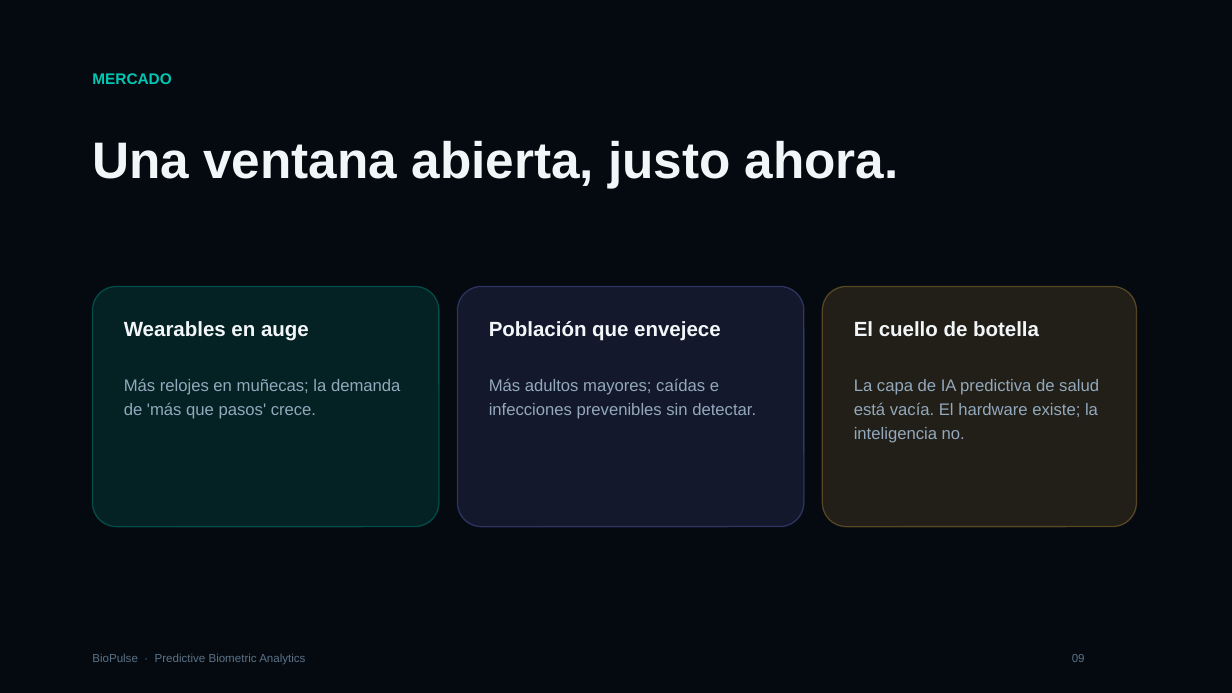
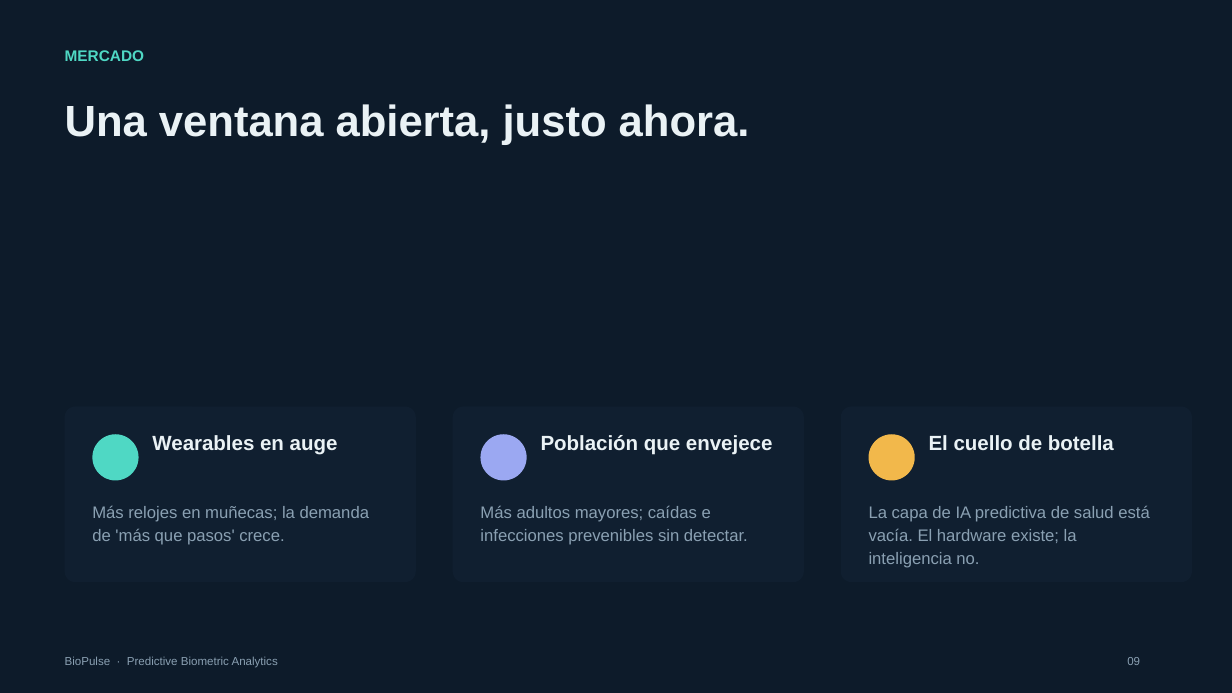
Before and after one commit to Emelecto/Bio-Pulse, a slide deck: slide 9 of pitch/BioPulse_Pitch_App_Actual.pptx. Drawn at 1232x693 pixels with LibreOffice and Linux fonts; fonts in the diff are those of the drawing. Boxes give left, top, right and bottom in pixels: in the first picture for what was removed or moved away, otherwise in the second. Text is boxed around its words. In the diff, an @@ line names an element or a change of style, - is before the commit and + after.

Commit message:
Pitch App Actual: rediseno minimalista con estilo de la presentacion anterior (sin imagenes AI)
- Mismas coordenadas/grilla que BioPulse_Pitch_Final: kicker T0.5, headline T1.0,
  cards W3.80 H1.90 en columnas 0.70/4.90/9.10, punto acento, footer T7.08
- 0 imagenes: estilo limpio, solo tipografia y tarjetas de color
- Contenido 100% app actual: BioScore, Riesgo, Sleep, Coach, Tu Laboratorio
  (mapa energia + forecast), Bienestar+Coach, diferenciacion, traccion, mercado, modelo, inversion
- Eliminadas imagenes AI (bp_hero_bg.png, bp_rings.png) del deck

```diff
--- a/pitch/BioPulse_Pitch_App_Actual.pptx
+++ b/pitch/BioPulse_Pitch_App_Actual.pptx
@@ rectangle at [0,0,1232,693]: fill #050A10 to #0D1B2A @@
@@ text "MERCADO": place and size @@
-text "MERCADO" at [92,73,171,84]
+text "MERCADO" at [65,50,144,61]
@@ text "MERCADO" at [65,50,144,61]: text colour #00C8B4 to #4FD8C4 @@
@@ text "Una ventana abierta, justo ahora.": place and size @@
-text "Una ventana abierta, justo ahora." at [92,140,899,188]
+text "Una ventana abierta, justo ahora." at [65,104,750,145]
@@ text "Una ventana abierta, justo ahora." at [65,104,750,145]: size 40 to 34 pt, text colour #F2F6F8 to #EAF2F5; line spacing 1.04 to 1.02 @@
@@ rounded rectangle removed at [823,287,1137,527] @@
@@ rounded rectangle: place and size @@
-rounded rectangle at [92,287,439,527]
+rounded rectangle at [65,407,416,582]
@@ rounded rectangle at [65,407,416,582]: fill #00C8B4 at 12% opacity to #101F30; outline #00C8B4 1 pt to none; proportions changed @@
@@ rounded rectangle: place and size @@
-rounded rectangle at [457,287,804,527]
+rounded rectangle at [453,407,804,582]
@@ rounded rectangle at [453,407,804,582]: fill #7C84F8 at 12% opacity to #101F30; outline #7C84F8 1 pt to none; proportions changed @@
@@ rounded rectangle added at [841,407,1192,582], fill #101F30 @@
@@ ellipse added at [92,434,139,481], fill #4FD8C4 @@
@@ text "Wearables en auge": place and size @@
-text "Wearables en auge" at [124,321,309,341]
+text "Wearables en auge" at [152,435,338,455]
@@ ellipse added at [481,434,527,481], fill #9BA8F2 @@
@@ text "Población que envejece": place and size @@
-text "Población que envejece" at [489,321,721,341]
+text "Población que envejece" at [541,435,773,455]
@@ ellipse added at [869,434,915,481], fill #F2B84B @@
@@ text colour #F2F6F8 to #EAF2F5 in 3 elements at [152,435,338,455], [541,435,773,455], [929,435,1114,450] @@
@@ text "El cuello de botella": place and size @@
-text "El cuello de botella" at [854,321,1039,337]
+text "El cuello de botella" at [929,435,1114,450]
@@ text "Más relojes en muñecas; la ...": place and size @@
-text "Más relojes en muñecas; la ..." at [124,378,400,419]
+text "Más relojes en muñecas; la ..." at [92,506,369,545]
@@ text "Más adultos mayores; caídas e ...": place and size @@
-text "Más adultos mayores; caídas e ..." at [489,378,756,419]
+text "Más adultos mayores; caídas e ..." at [480,506,748,545]
@@ text colour #93A8BC to #8AA0B2; line spacing 1.18 to 1.15 in 3 elements at [480,506,748,545], [92,506,369,545], [869,506,1149,568] @@
@@ text "La capa de IA predictiva ...": place and size @@
-text "La capa de IA predictiva ..." at [854,379,1099,443]
+text "La capa de IA predictiva ..." at [869,506,1149,568]
@@ text "BioPulse · Predictive Biometric Analytics": place and size @@
-text "BioPulse · Predictive Biometric Analytics" at [92,653,305,664]
+text "BioPulse · Predictive Biometric Analytics" at [65,656,278,668]
@@ text "BioPulse · Predictive Biometric Analytics" at [65,656,278,668]: text colour #5A7288 to #8AA0B2 @@
@@ text "09" at [1127,657,1140,665]: text colour #5A7288 to #8AA0B2 @@
@@ text "09": place and size @@
-text "09" at [1072,654,1085,662]
+text "09" at [1127,657,1140,665]
```
Also in this commit, not shown: 10 other slides changed, 1 other file.
